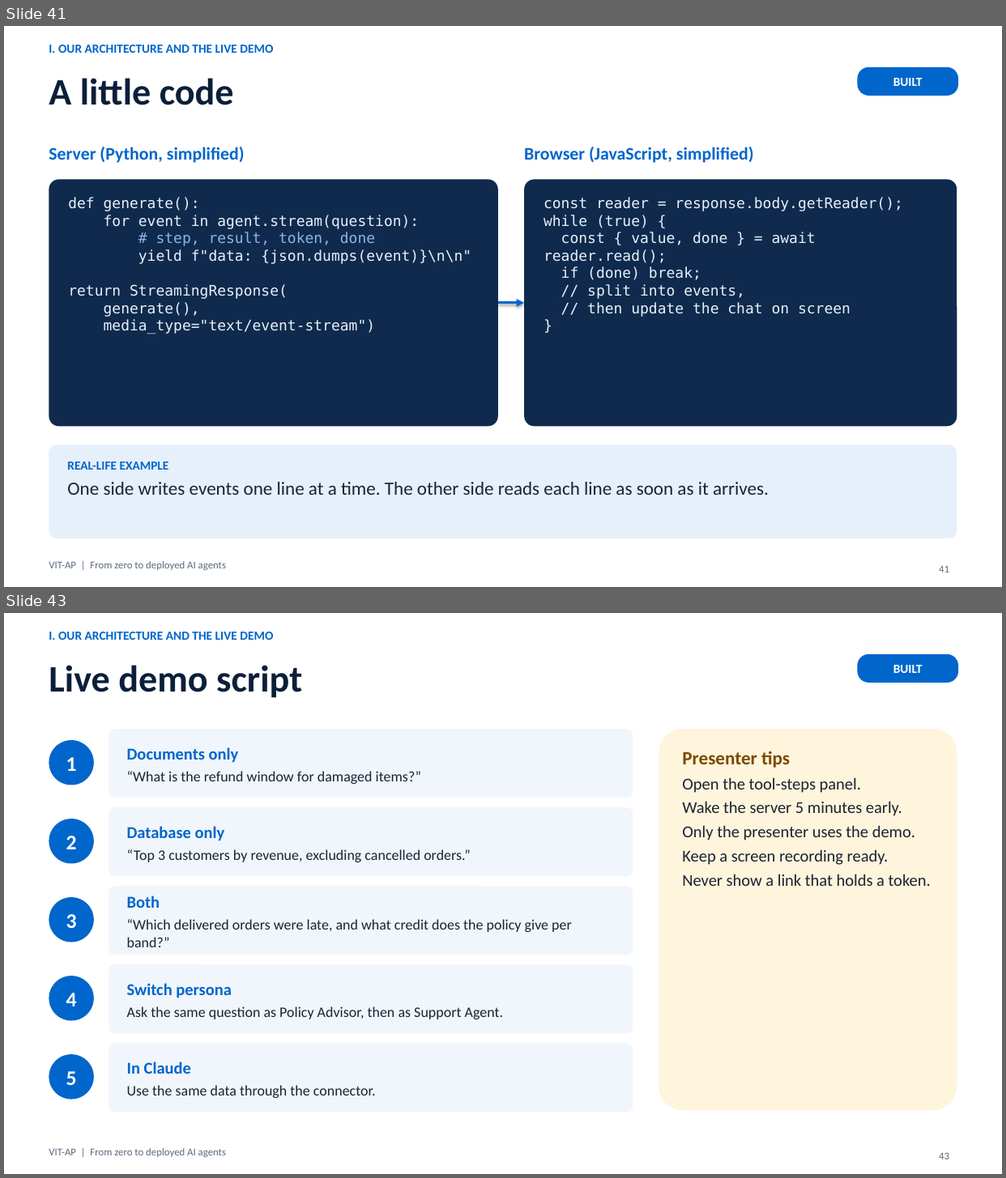
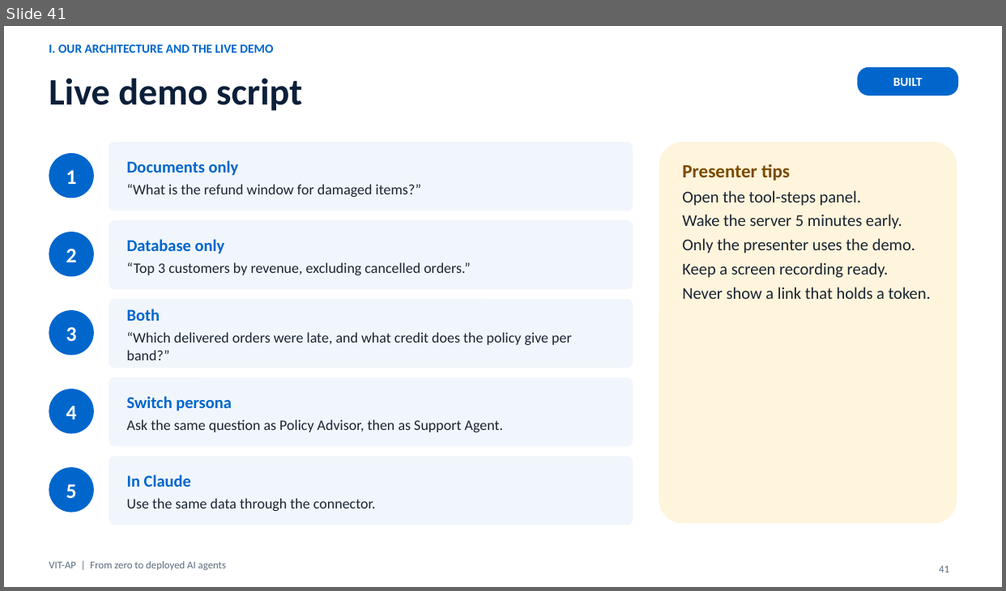
Before and after one commit to nareshroyalc/Demo, a slide deck: deck/VIT-AP_AI_Webinar.pptx. Shown one above the other, each under a label of ours: slides 41 and 43 before the commit, slide 41 after it; the slides between them are not shown. The pictures are 1006x1178 and 1006x591 pixels, drawn with LibreOffice and Linux fonts; fonts in the diff are those of the drawing. Boxes give left, top, right and bottom in pixels: in the first picture for what was removed or moved away, otherwise in the second. Text is boxed around its words. In the diff, an @@ line names an element or a change of style, - is before the commit and + after.

Commit message:
Deck: add two skills slides, cut streaming to two slides (51 slides)

```diff
--- a/deck/VIT-AP_AI_Webinar.pptx
+++ b/deck/VIT-AP_AI_Webinar.pptx
@@ slide 41 removed at <box>4,26,1002,587</box>, background #FFFFFF @@
@@ text removed at <box>49,45,273,53</box> @@
-I. OUR ARCHITECTURE AND THE LIVE DEMO
@@ rounded rectangle removed at <box>858,67,958,96</box> @@
-BUILT
@@ title removed at <box>49,78,234,105</box> @@
-A little code
@@ text removed at <box>49,147,245,163</box> @@
-Server (Python, simplified)
@@ text removed at <box>524,147,754,163</box> @@
-Browser (JavaScript, simplified)
@@ rounded rectangle removed at <box>49,179,498,426</box> @@
-def generate():
-for event in agent.stream(question):
-# step, result, token, done
-yield f"data: {json.dumps(event)}\n\n"
-return StreamingResponse(
-generate(),
-media_type="text/event-stream")
@@ rounded rectangle removed at <box>524,179,957,426</box> @@
-const reader = response.body.getReader();
-while (true) {
-const { value, done } = await reader.read();
-if (done) break;
-// split into events,
-// then update the chat on screen
-}
@@ arrow removed from (498, 303) to (524, 303) @@
@@ rounded rectangle removed at <box>49,446,957,539</box> @@
-REAL-LIFE EXAMPLE
-One side writes events one line at a time. The other side reads each line as soon as it arrives.
@@ text removed at <box>49,561,226,570</box> @@
-VIT-AP | From zero to deployed AI agents
@@ page number removed at <box>939,566,949,573</box> @@
-41
@@ what was slide 43 is now slide 41 @@
@@ page number at <box>939,566,949,573</box>: text changed @@
-43
+41
```
Also in this commit, not shown: 1 slide changed, 2 slides added, 3 other slides removed, 4 other files.
